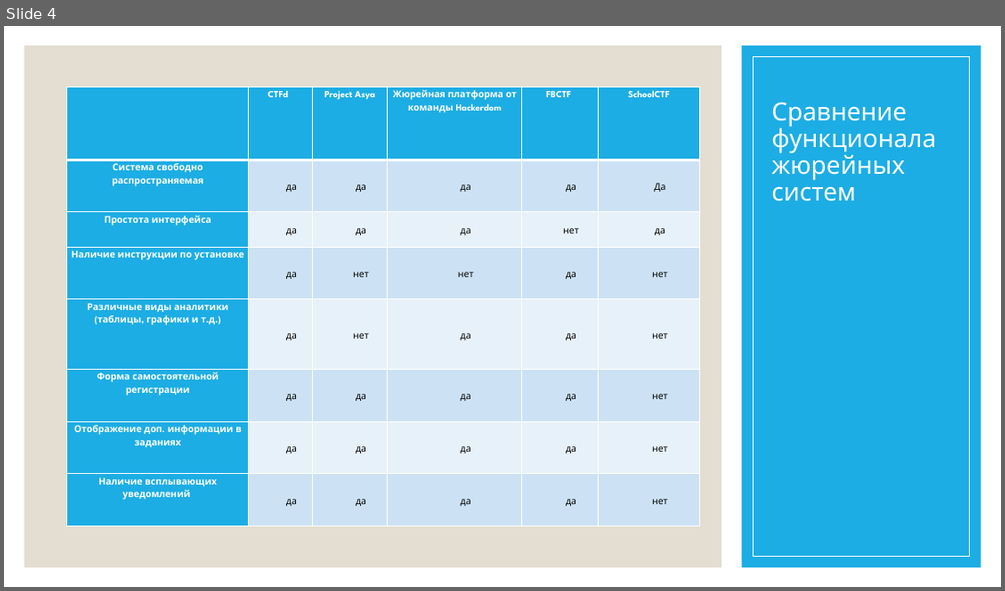
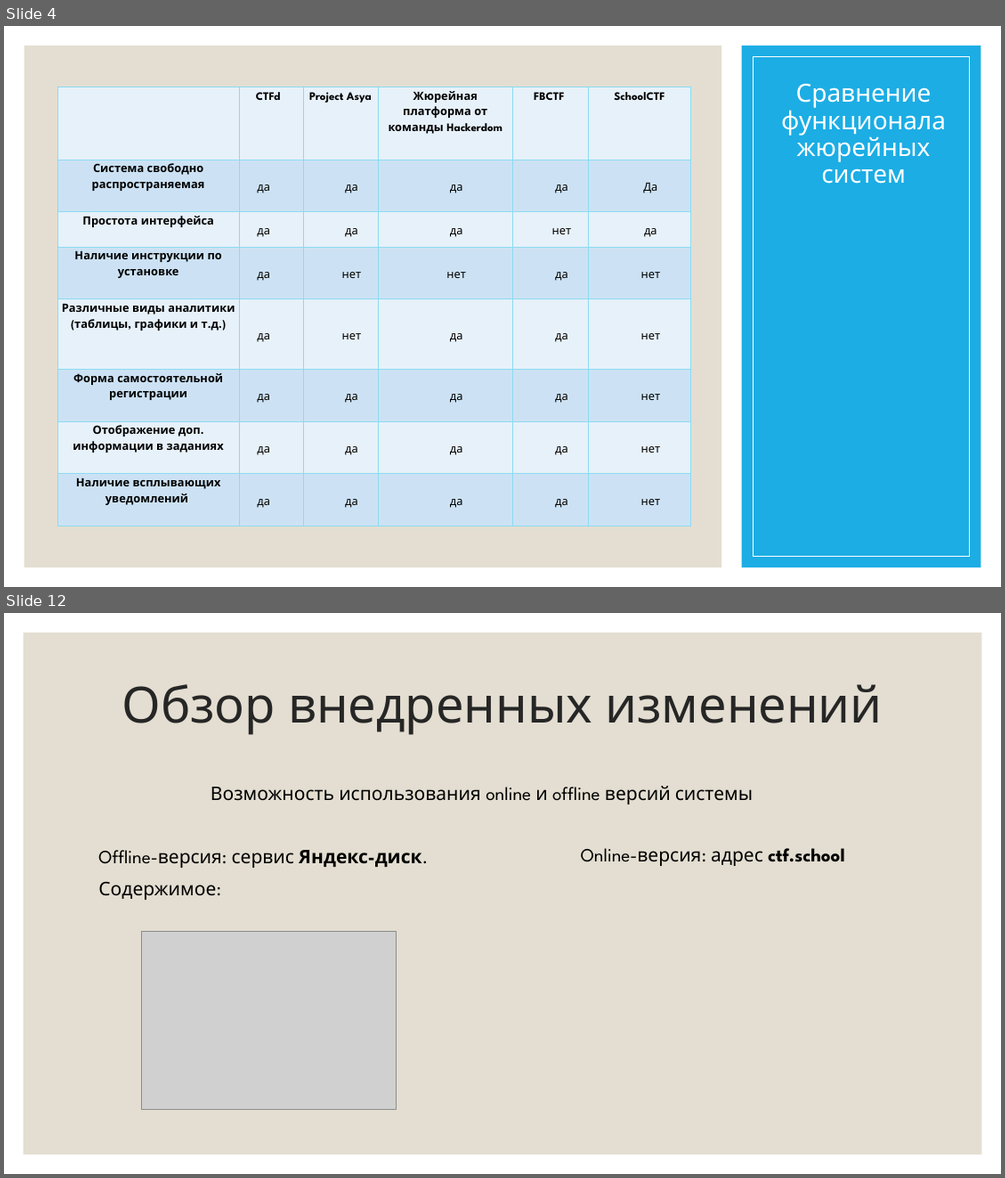
Before and after one commit to PolMarzia/diplom, a slide deck: Prez.pptx. Shown one above the other, each under a label of ours: slide 4 before the commit, slides 4 and 12 after it; the slides between them are not shown. The pictures are 1005x591 and 1005x1178 pixels, drawn with LibreOffice and Linux fonts; fonts in the diff are those of the drawing; grey boxes stand for pictures. Boxes give left, top, right and bottom in pixels: in the first picture for what was removed or moved away, otherwise in the second. Text is boxed around its words. In the diff, an @@ line names an element or a change of style, - is before the commit and + after.

```diff
--- a/Prez.pptx
+++ b/Prez.pptx
@@ slide 12 added at (x1=4, y1=613, x2=1001, y2=1174), background #FFFFFF @@
@@ rectangle added at (x1=24, y1=633, x2=982, y2=1154), fill #E3DED1 @@
@@ title added at (x1=121, y1=684, x2=882, y2=735), 48 pt, text #262626 @@
+Обзор внедренных изменений
@@ text added at (x1=98, y1=786, x2=752, y2=900), 18 pt, text #000000 @@
+Возможность использования online и offline версий системы
+Offline-версия: сервис Яндекс-диск.
+Содержимое:
@@ text added at (x1=581, y1=848, x2=845, y2=866), 18 pt, text #000000 @@
+Online-версия: адрес ctf.school
@@ picture added at (x1=142, y1=931, x2=396, y2=1110) @@
@@ slide 4 changed as well @@
@@ title "Сравнение функционала жюрейных систем" at (x1=781, y1=83, x2=946, y2=184): alignment left to centre @@
@@ table at (x1=57, y1=87, x2=691, y2=526) @@
@@ fill #1CADE4 to #E8F1FA in 9 cells @@
@@ fill #1CADE4 to #CDE3F5 in 4 cells @@
@@ size 9 to 11 pt @@
@@ text colour #FFFFFF to #000000 in "CTFd", "Project Asya", "Жюрейная платформа от команды Hackerdom", "FBCTF" and 8 more places @@
@@ indent changed @@
@@ borders changed @@
@@ table moved from (x1=67, y1=87, x2=700, y2=526) to (x1=57, y1=87, x2=691, y2=526) @@
```
Also in this commit, not shown: 3 other slides changed, 11 other slides added, 7 other files.
